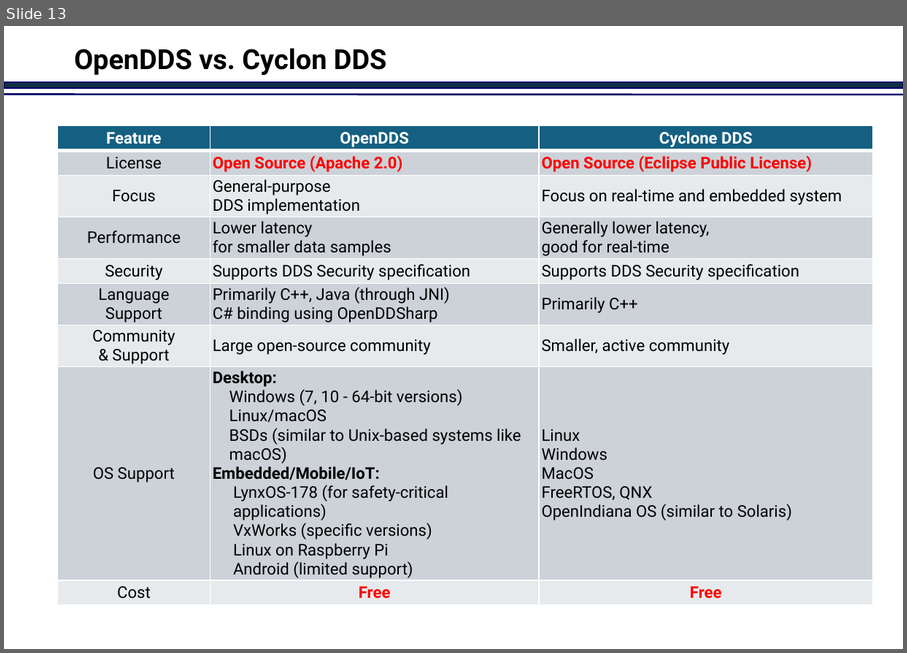
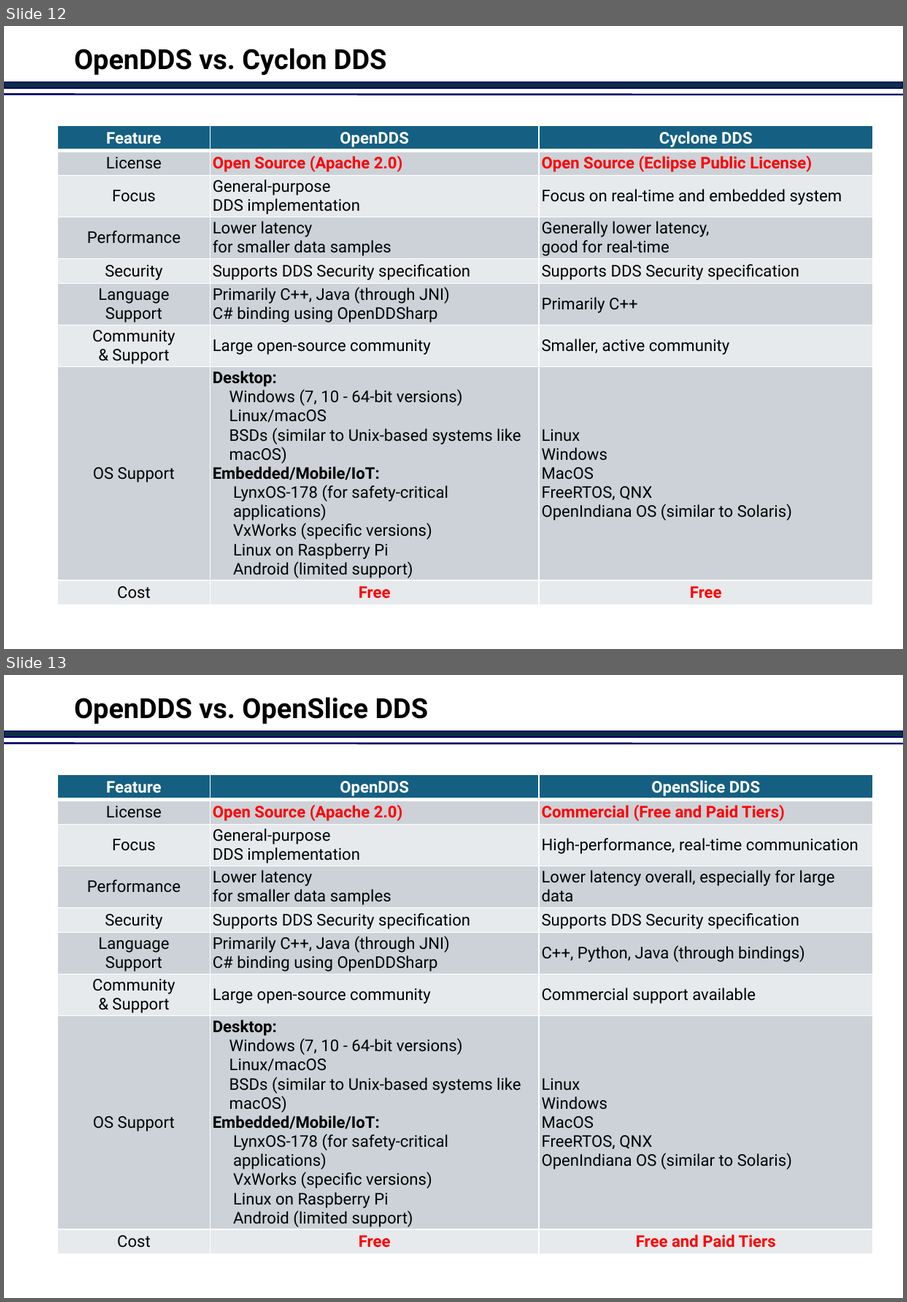
Before and after one commit to jinkabpark/SamickThk_Analysis, a slide deck: 허종원/OpenDDS.pptx. Shown one above the other, each under a label of ours: slide 13 before the commit, slides 12 and 13 after it. The pictures are 907x653 and 907x1302 pixels, drawn with LibreOffice and Linux fonts; fonts in the diff are those of the drawing; background and template pictures are left out. Boxes give left, top, right and bottom in pixels: in the first picture for what was removed or moved away, otherwise in the second. Text is boxed around its words. In the diff, an @@ line names an element or a change of style, - is before the commit and + after.

```diff
--- a/허종원/OpenDDS.pptx
+++ b/허종원/OpenDDS.pptx
@@ slide 13 added at bbox=[4, 675, 903, 1298], background #FFFFFF; not listed: 2 template elements that a slide beside it also shows @@
@@ title added at bbox=[74, 697, 429, 724], 24 pt, text #000000, bold @@
+OpenDDS vs. OpenSlice DDS
@@ table added at bbox=[58, 775, 873, 1250], 9 rows, 3 columns @@
+Feature | OpenDDS | OpenSlice DDS
+License | Open Source (Apache 2.0) | Commercial (Free and Paid Tiers)
+Focus | General-purpose DDS implementation | High-performance, real-time communication
+Performance | Lower latency for smaller data samples | Lower latency overall, especially for large data
+Security | Supports DDS Security specification | Supports DDS Security specification
+Language Support | Primarily C++, Java (through JNI) / C# binding using OpenDDSharp | C++, Python, Java (through bindings)
+Community & Support | Large open-source community | Commercial support available
+OS Support | Desktop: / Windows (7, 10 - 64-bit versions) / Linux/macOS / BSDs (similar to Unix-based systems like macOS) / Embedded/Mobile/IoT: / LynxOS-178 (for safety-critical applications) / VxWorks (specific versions) / Linux on Raspberry Pi / Android (limited support) | Linux / Windows / MacOS / FreeRTOS, QNX / OpenIndiana OS (similar to Solaris)
+Cost | Free | Free and Paid Tiers
@@ what was slide 13 is now slide 12 @@
```
Also in this commit, not shown: 1 slide changed, 1 slide removed.
